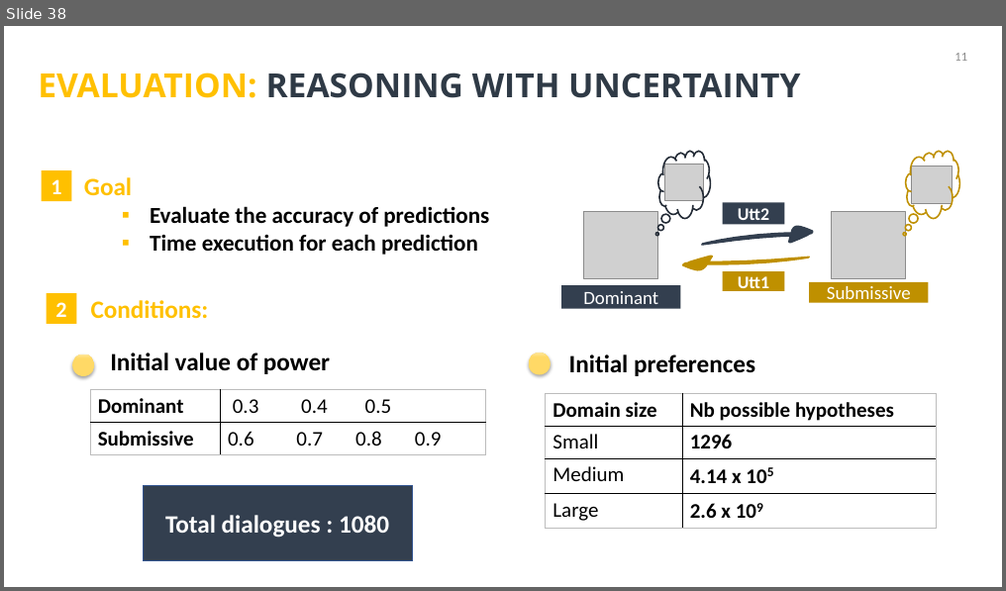
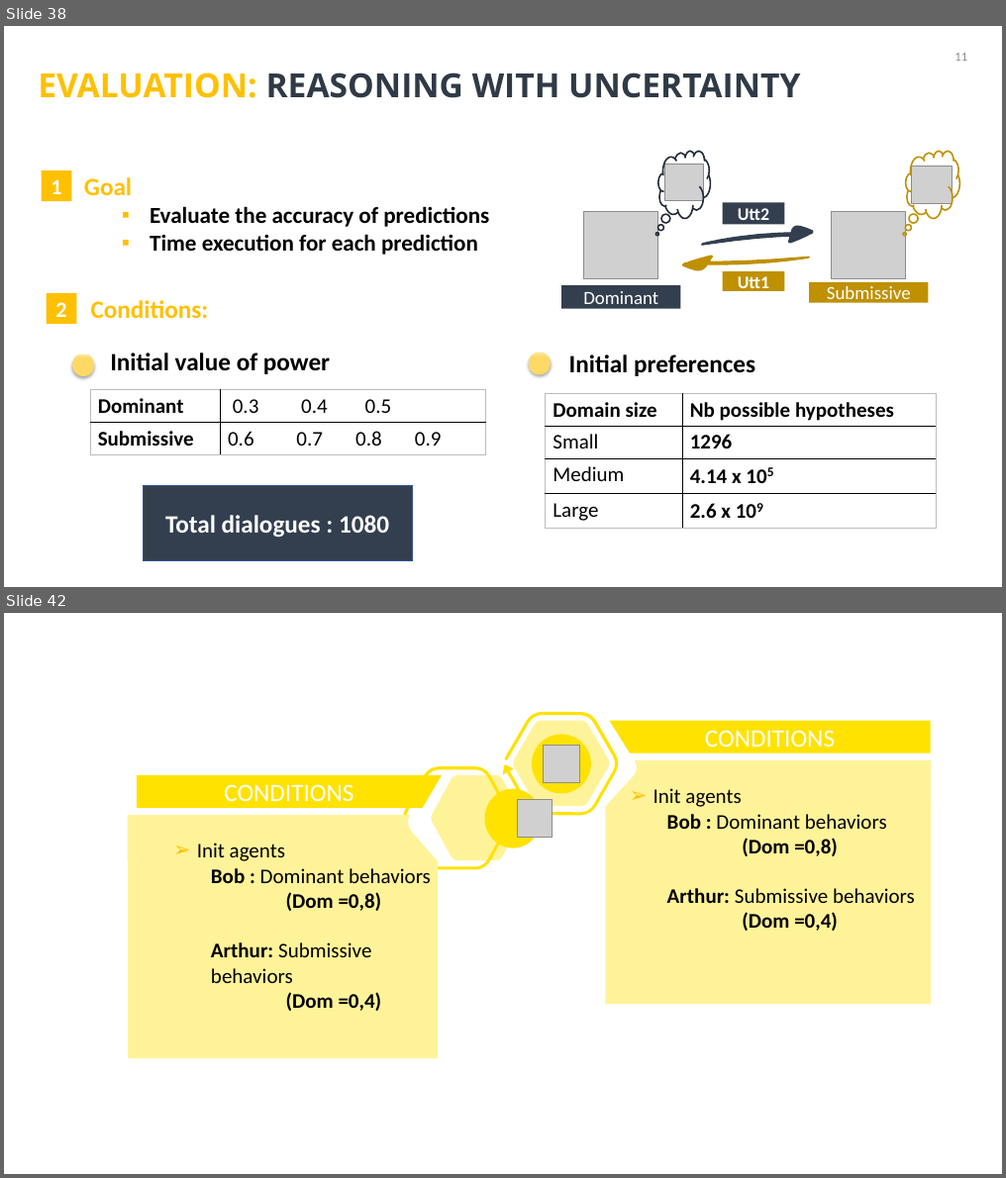
Before and after one commit to Olydia/Discolog, a slide deck: thesis_v2/presentation/thses.pptx. Shown one above the other, each under a label of ours: slide 38 before the commit, slides 38 and 42 after it; the slides between them are not shown. The pictures are 1006x591 and 1006x1178 pixels, drawn with LibreOffice and Linux fonts; fonts in the diff are those of the drawing; grey boxes stand for pictures. Boxes give left, top, right and bottom in pixels: in the first picture for what was removed or moved away, otherwise in the second. Text is boxed around its words. In the diff, an @@ line names an element or a change of style, - is before the commit and + after.

```diff
--- a/thesis_v2/presentation/thses.pptx
+++ b/thesis_v2/presentation/thses.pptx
@@ slide 42 added at [4, 613, 1002, 1174], background #FFFFFF @@
@@ freeform shape added at [503, 712, 619, 815], fill #FFE200 @@
@@ freeform shape added at [513, 721, 610, 806], fill #FFF399 @@
@@ freeform shape added at [610, 721, 931, 754], fill #FFE200, 24 pt, text #FFFFFF @@
+CONDITIONS
@@ ellipse added at [532, 735, 591, 793], fill #FFE200 @@
@@ picture added at [543, 746, 580, 783] @@
@@ freeform shape added at [605, 761, 931, 1004], fill #FFF399 @@
@@ freeform shape added at [137, 775, 442, 808], fill #FFE200, 24 pt, text #FFFFFF @@
+CONDITIONS
@@ freeform shape added at [403, 766, 512, 869], fill #FFE200 @@
@@ freeform shape added at [431, 775, 522, 861], fill #FFF399 @@
@@ ellipse added at [484, 789, 541, 848], fill #FFE200 @@
@@ text added at [653, 788, 915, 931], 20 pt, text #000000 @@
+➢ Init agents
+  Bob : Dominant behaviors
+  (Dom =0,8)
+  Arthur: Submissive behaviors
+  (Dom =0,4)
@@ freeform shape added at [128, 815, 438, 1059], fill #FFF399 @@
@@ picture added at [517, 800, 552, 838] @@
@@ text added at [197, 843, 431, 1011], 20 pt, text #000000 @@
+➢ Init agents
+  Bob : Dominant behaviors
+  (Dom =0,8)
+  Arthur: Submissive behaviors
+  (Dom =0,4)
```
Also in this commit, not shown: 2 slides changed, 3 other slides added, 1 slide removed.
